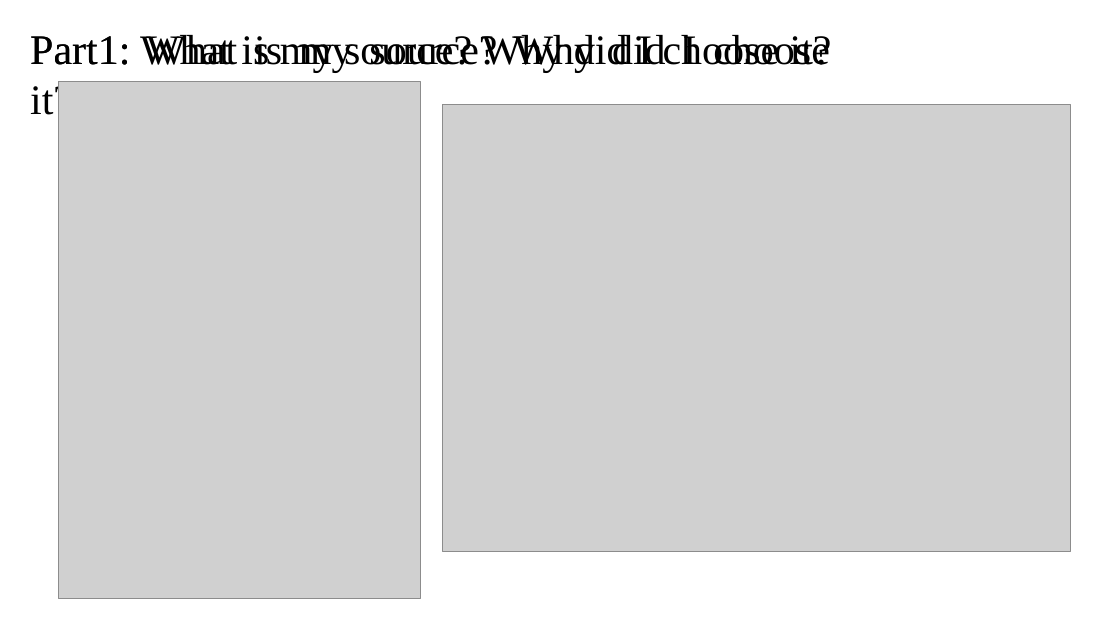
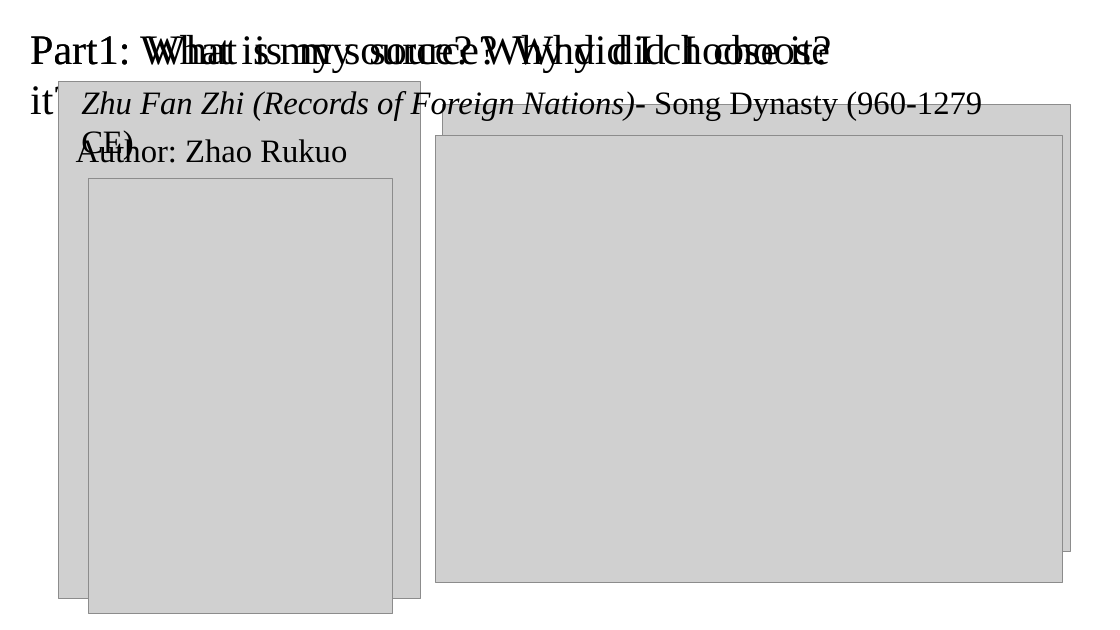
Before and after one commit to Jiating678/Zhufanzhi-Text-Mining, a slide deck: slide 3 of PPT-Iteration1-Digital Seminar.pptx. Drawn at 1120x630 pixels with LibreOffice and Linux fonts; fonts in the diff are those of the drawing; grey boxes stand for pictures; background and template pictures are left out. Boxes give left, top, right and bottom in pixels: in the first picture for what was removed or moved away, otherwise in the second. Text is boxed around its words. In the diff, an @@ line names an element or a change of style, - is before the commit and + after.

```diff
--- a/PPT-Iteration1-Digital Seminar.pptx
+++ b/PPT-Iteration1-Digital Seminar.pptx
@@ text added at (81,88,982,120), 28 pt, text #000000, italic @@
+Zhu Fan Zhi (Records of Foreign Nations)- Song Dynasty (960-1279 CE)
@@ text added at (76,136,347,163), 28 pt, text #000000 @@
+Author: Zhao Rukuo
@@ picture added at (435,135,1063,582) @@
@@ picture added at (88,178,392,613) @@
```
Also in this commit, not shown: 1 other slide changed.
